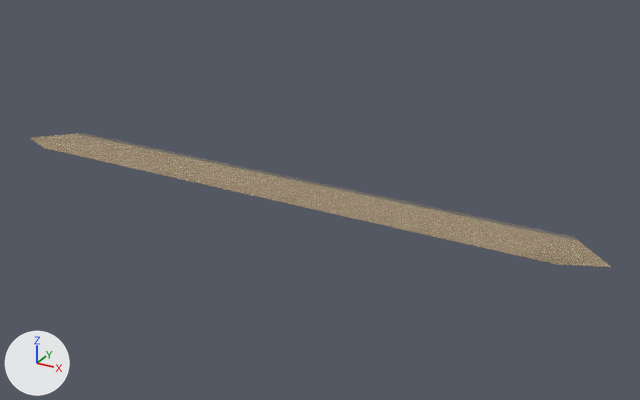
An edit to the OBJ model InspireEngine/Resources/ROAD_Dock.obj, drawn before and after from the same camera.
Before and after are seen from a 50 mm lens placed at (738.0, -1196.0, 591.0), pointed at (65.0, 26.0, -20.0). The lights are fixed; the arrows at lower left show +X, +Y and +Z. Where no turn or scale is listed for an object, it has been applied to the vertices. Vertices at the same position are counted once.

The first picture shows 'ROAD_Dock'.
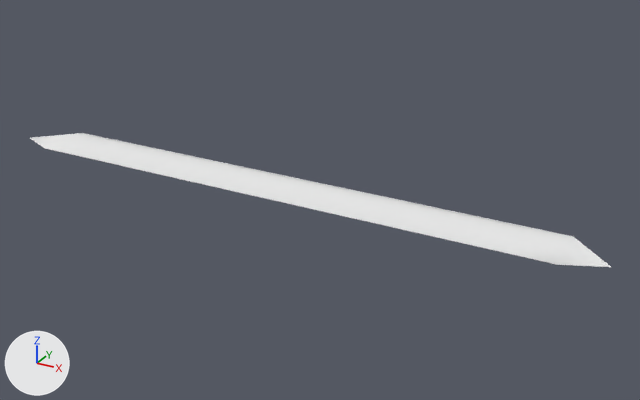
What differs and where, as boxes (x1, y1, x2, y2) in the pictures (640 x 400 px):
part 1 of me_road_dock, recoloured (brown to white)
    both: (30, 133, 611, 267)
part 2 of me_road_dock, recoloured (grey to white)
    both: (77, 133, 577, 240)

Patch to the scene script:
```diff
--- a/InspireEngine/Resources/ROAD_Dock.obj.py
+++ b/InspireEngine/Resources/ROAD_Dock.obj.py
@@ mat_gd_paver06 @@
+mat_gd_paver06 = principled_material('GD_paver06')
+mat_gd_paver06.base_color = (0.8, 0.8, 0.8)  # white #e7e7e7
+mat_gd_paver06.roughness = 1.0
@@ mat_rd_sidewalk @@
+mat_rd_sidewalk = principled_material('RD_SideWalk')
+mat_rd_sidewalk.base_color = (0.8, 0.8, 0.8)  # white #e7e7e7
+mat_rd_sidewalk.roughness = 1.0
@@ me_road_dock @@
 me_road_dock.from_pydata(...)  # 97 vertices, 154 faces; spans x -562.0..562.0, y -51.0..51.0, z 0.0
 # used by ob_road_dock; location = (0.0, 0.0, 0.0)
+# me_road_dock part 1: all 56 faces that had it switch from mat_road_dock_001_mesh_mat_groundtile6 (picture img_gd_paver06_dds) to mat_gd_paver06 (white #e7e7e7)
+# me_road_dock part 2: all 98 faces that had it switch from mat_road_dock_001_mesh_mat_sidewalk (picture img_rd_sidewalk01_dif_dds) to mat_rd_sidewalk (white #e7e7e7)
```
